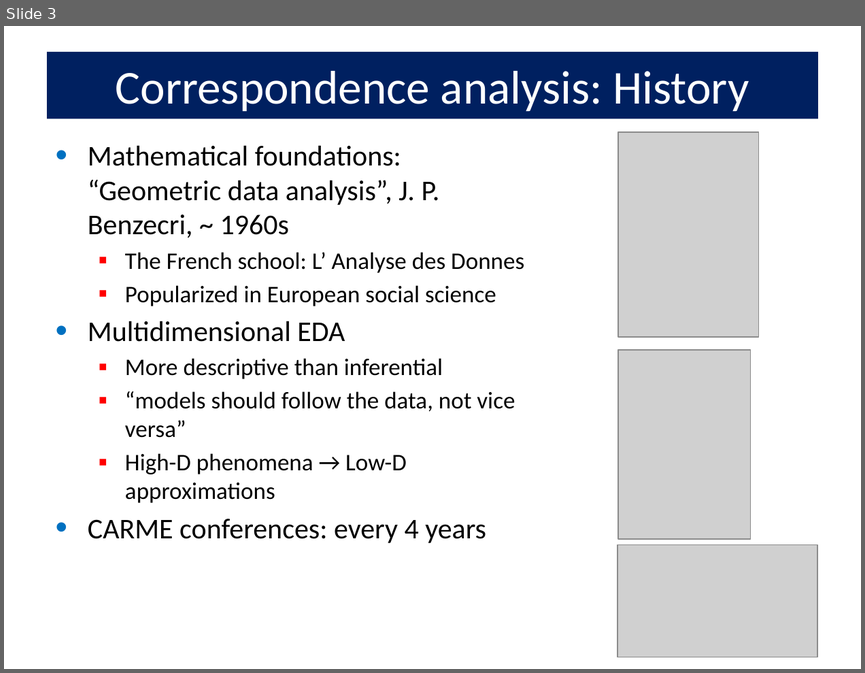
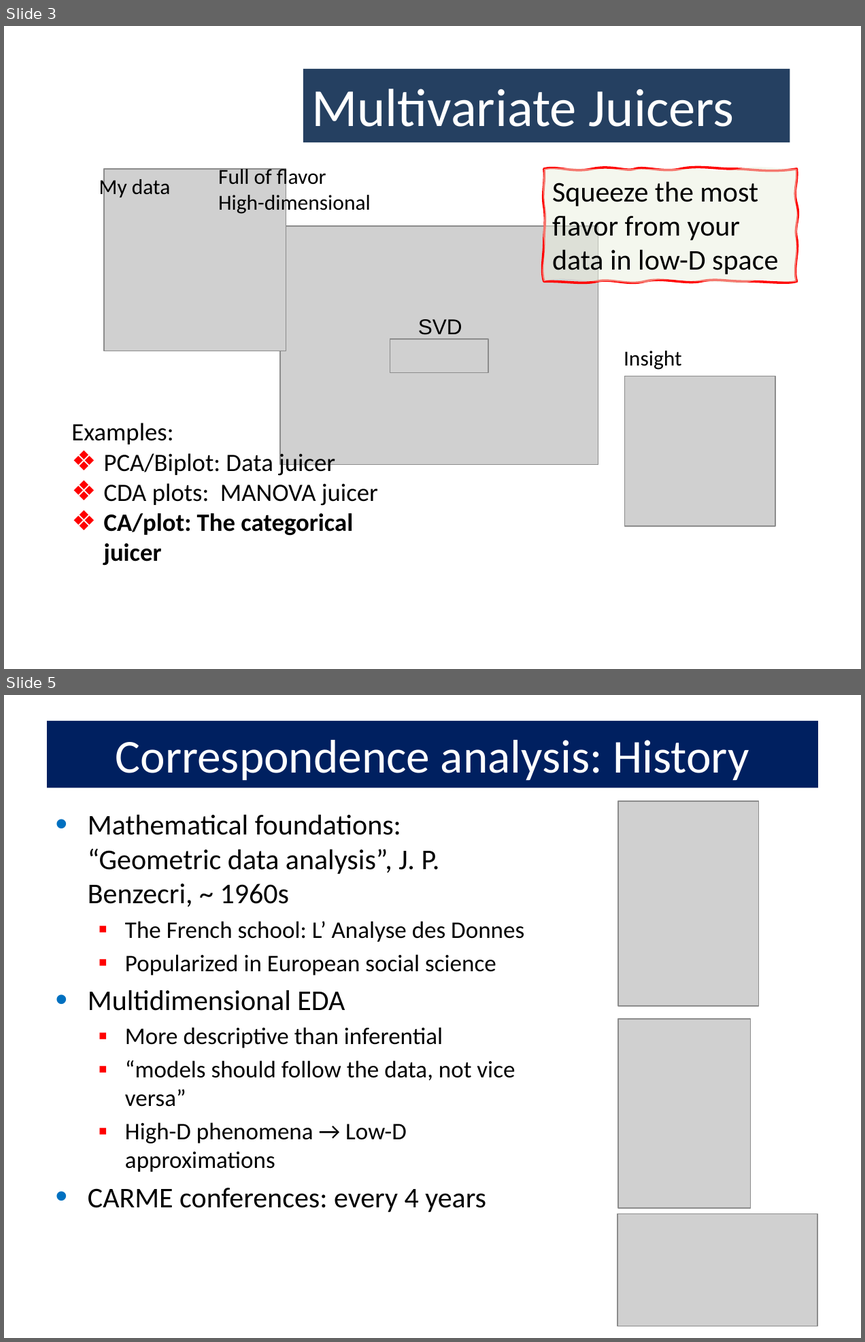
Before and after one commit to friendly/psy6136, a slide deck: docs/lectures/05-Corresp.pptx. Shown one above the other, each under a label of ours: slide 3 before the commit, slides 3 and 5 after it; the slides between them are not shown. The pictures are 865x673 and 865x1342 pixels, drawn with LibreOffice and Linux fonts; fonts in the diff are those of the drawing; grey boxes stand for pictures. Boxes give left, top, right and bottom in pixels: in the first picture for what was removed or moved away, otherwise in the second. Text is boxed around its words. In the diff, an @@ line names an element or a change of style, - is before the commit and + after.

```diff
--- a/docs/lectures/05-Corresp.pptx
+++ b/docs/lectures/05-Corresp.pptx
@@ slide 3 added at <box>4,26,861,669</box>, background #FFFFFF @@
@@ rectangle added at <box>303,69,789,142</box>, fill #254061, 45 pt, text #FFFFFF @@
+Multivariate Juicers
@@ text added at <box>218,165,371,214</box>, 18 pt, text #000000 @@
+Full of flavor
+High-dimensional
@@ text added at <box>99,176,171,199</box>, 18 pt, text #000000 @@
+My data
@@ picture added at <box>104,169,286,351</box> @@
@@ freeform shape added at <box>544,169,797,281</box>, fill #EBF1DE at 50% opacity, outline #FF0000 2 pt, 24 pt, text #000000 @@
+Squeeze the most flavor from your data in low-D space
@@ picture added at <box>280,226,598,464</box> @@
@@ text added at <box>418,319,462,335</box>, 18 pt, text #000000 @@
+SVD
@@ picture added at <box>390,339,488,372</box> @@
@@ text added at <box>623,350,682,369</box>, 18 pt, text #000000 @@
+Insight
@@ picture added at <box>624,376,775,526</box> @@
@@ text added at <box>71,422,378,565</box>, 21 pt, text #000000 @@
+Examples:
+❖ PCA/Biplot: Data juicer
+❖ CDA plots: MANOVA juicer
+❖ CA/plot: The categorical juicer
@@ what was slide 3 is now slide 5 @@
```
Also in this commit, not shown: 11 slides changed, 8 other slides added, 11 other files.
